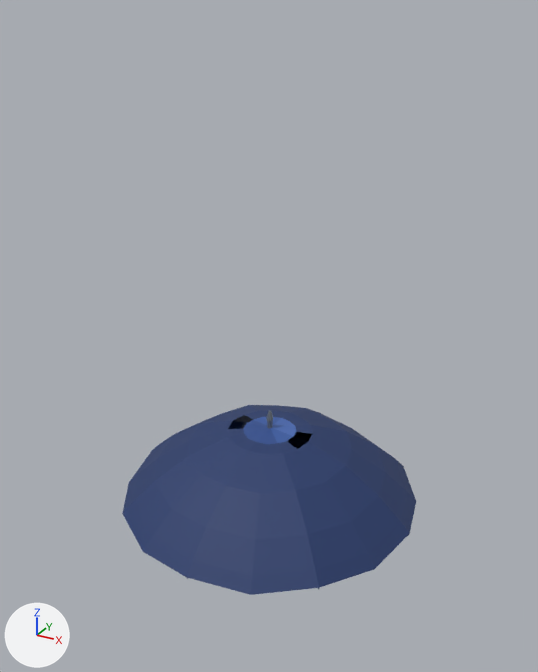
The glTF model assets/items.glb: old version first, new version second.
Both versions are drawn from a 50 mm camera at (0.598, -1.09, 1.056) aimed at (-0.007, 0.009, 0.507). Arrows for +X, +Y and +Z are at lower left; the lights stay in place. The picture after the commit comes second. Mesh edges are drawn as thin lines on the coarser meshes.

Names of what the first picture shows: 'ITM09_UmbrellaOpen'.
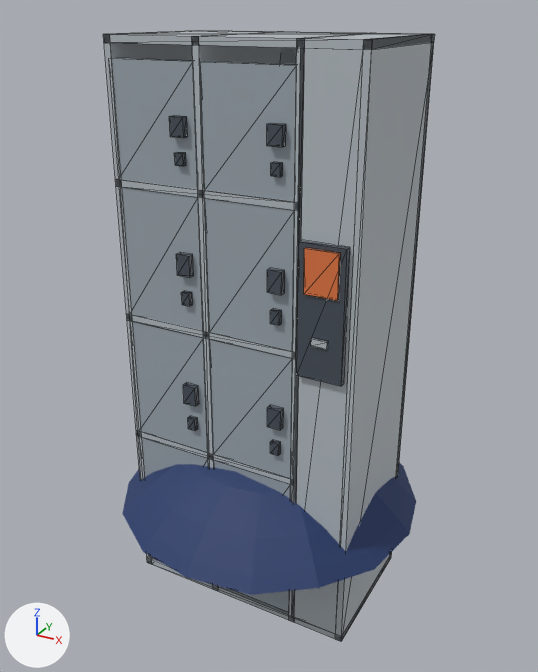
The change, as a diff of the scene's bpy script:
```diff
--- a/assets/items.glb.py
+++ b/assets/items.glb.py
@@ ob_furn_locker__door07 @@
+ob_furn_locker__door07 = bpy.data.objects.new('FURN_Locker__Door07', me_furn_locker__door07)  # a box spanning x 0.0..0.157, y -0.006..0.006, z -0.094..0.094, material slot 0; a box spanning x 0.116..0.141, y -0.016..-0.005, z -0.015..0.015, material slot 1; a box spanning x 0.121..0.137, y -0.014..-0.005, z -0.058..-0.039, material slot 1; in mat_furn_lockerdoor (grey #9faab2), mat_furn_lockertrim (greyish blue #4a525c)
+ob_furn_locker__door07.location = (-0.045, -0.123, 0.892)
@@ ob_furn_locker__door06 @@
+ob_furn_locker__door06 = bpy.data.objects.new('FURN_Locker__Door06', me_furn_locker__door07.copy())
+ob_furn_locker__door06.location = (-0.214, -0.123, 0.892)
@@ ob_furn_locker__door05 @@
+ob_furn_locker__door05 = bpy.data.objects.new('FURN_Locker__Door05', me_furn_locker__door05)  # a box spanning x 0.0..0.157, y -0.006..0.006, z -0.114..0.114, material slot 0; a box spanning x 0.116..0.141, y -0.016..-0.005, z -0.018..0.018, material slot 1; a box spanning x 0.121..0.137, y -0.014..-0.005, z -0.071..-0.048, material slot 1; in mat_furn_lockerdoor (grey #9faab2), mat_furn_lockertrim (greyish blue #4a525c)
+ob_furn_locker__door05.location = (-0.045, -0.123, 0.672)
@@ ob_furn_locker__door04 @@
+ob_furn_locker__door04 = bpy.data.objects.new('FURN_Locker__Door04', me_furn_locker__door05.copy())
+ob_furn_locker__door04.location = (-0.214, -0.123, 0.672)
@@ ob_furn_locker__door03 @@
+ob_furn_locker__door03 = bpy.data.objects.new('FURN_Locker__Door03', me_furn_locker__door05.copy())
+ob_furn_locker__door03.location = (-0.045, -0.123, 0.432)
@@ ob_furn_locker__door02 @@
+ob_furn_locker__door02 = bpy.data.objects.new('FURN_Locker__Door02', me_furn_locker__door05.copy())
+ob_furn_locker__door02.location = (-0.214, -0.123, 0.432)
@@ ob_furn_locker__door01 @@
+ob_furn_locker__door01 = bpy.data.objects.new('FURN_Locker__Door01', me_furn_locker__door01)  # a box spanning x 0.0..0.157, y -0.006..0.006, z -0.144..0.144, material slot 0; a box spanning x 0.116..0.141, y -0.016..-0.005, z -0.023..0.023, material slot 1; a box spanning x 0.121..0.137, y -0.014..-0.005, z -0.089..-0.06, material slot 1; in mat_furn_lockerdoor (grey #9faab2), mat_furn_lockertrim (greyish blue #4a525c)
+ob_furn_locker__door01.location = (-0.045, -0.123, 0.162)
@@ ob_furn_locker__door00 @@
+ob_furn_locker__door00 = bpy.data.objects.new('FURN_Locker__Door00', me_furn_locker__door01.copy())
+ob_furn_locker__door00.location = (-0.214, -0.123, 0.162)
@@ ob_furn_locker__body @@
+ob_furn_locker__body = bpy.data.objects.new('FURN_Locker__Body', me_furn_locker__body)  # 100 vertices, 168 faces; spans x -0.22..0.22, y -0.141..0.13, z 0.0..1.02; in mat_furn_lockerbody (light grey #b8c0c6), mat_furn_lockertrim (greyish blue #4a525c), mat_furn_lockerlamp (orange #e67a45)
+ob_furn_locker__body.location = (0.0, 0.0, 0.0)
```

Location of each change, [x1, y1, x2, y2] in pixels of the pictures (538 x 672 px):
'FURN_Locker__Body', added: after [103, 30, 434, 641]
'FURN_Locker__Door07', added: after [200, 61, 296, 202]
'FURN_Locker__Door05', added: after [205, 198, 294, 351]
'FURN_Locker__Door06', added: after [112, 58, 198, 189]
'FURN_Locker__Door04', added: after [122, 187, 203, 331]
'FURN_Locker__Door03', added: after [210, 339, 292, 478]
'FURN_Locker__Door02', added: after [133, 322, 208, 452]
'FURN_Locker__Door00', added: after [142, 438, 208, 558]
'FURN_Locker__Door01', added (mostly hidden): after [214, 460, 291, 612]
